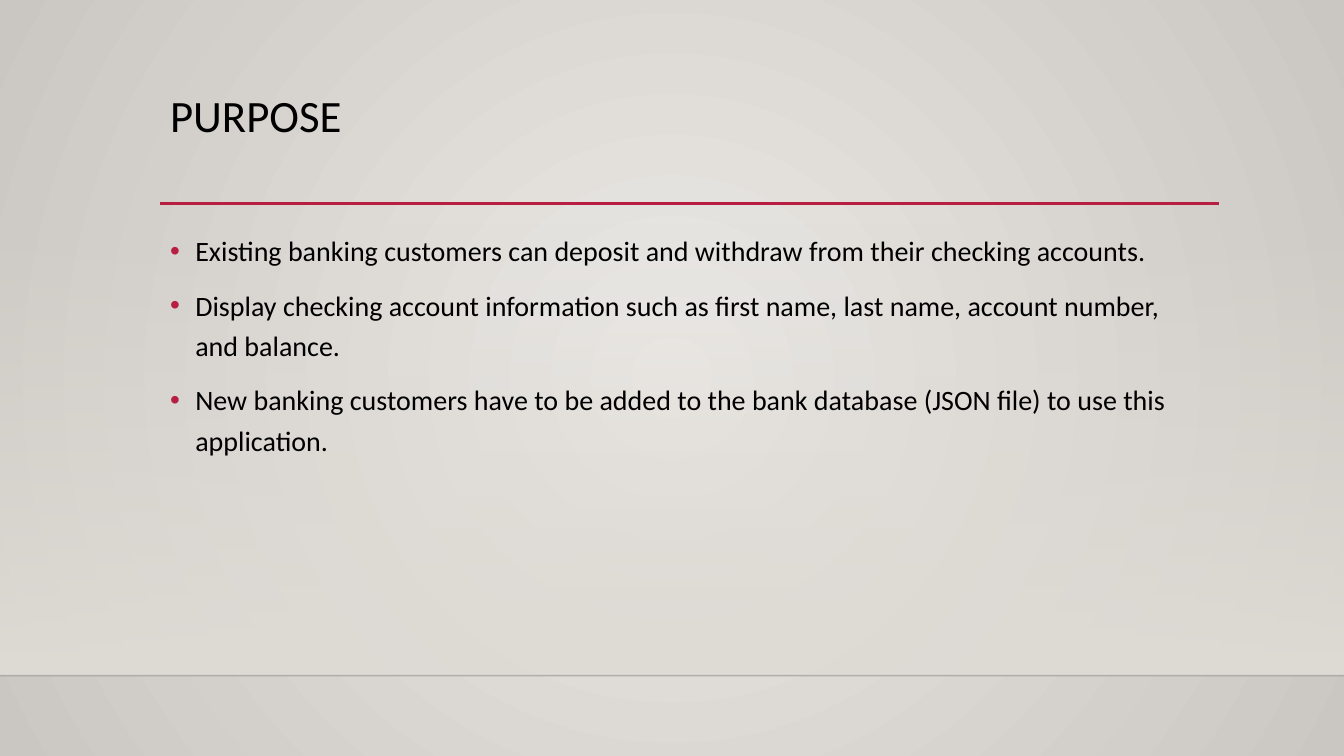
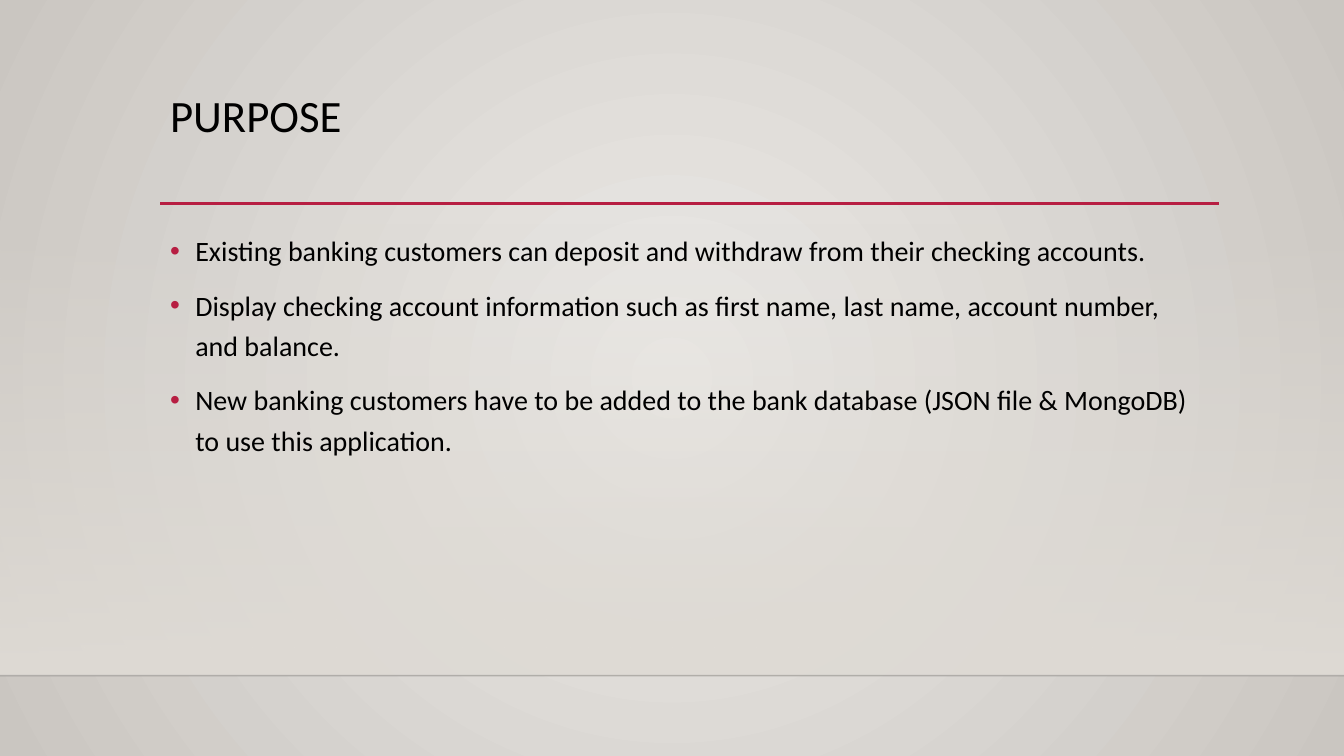
Before and after one commit to Carlos-Quarterman/TestP1, a slide deck: slide 2 of Banking Application Presentation.pptx. Drawn at 1344x756 pixels with LibreOffice and Linux fonts; fonts in the diff are those of the drawing; background and template pictures are left out. Boxes give left, top, right and bottom in pixels: in the first picture for what was removed or moved away, otherwise in the second. Text is boxed around its words. In the diff, an @@ line names an element or a change of style, - is before the commit and + after.

Commit message:
Initial commit, added project

```diff
--- a/Banking Application Presentation.pptx
+++ b/Banking Application Presentation.pptx
@@ text at (x1=195, y1=389, x2=1186, y2=456): text changed @@
-• New banking customers have to be added to the bank database (JSON file) to use this application.
+• New banking customers have to be added to the bank database (JSON file & MongoDB) to use this application.
```
